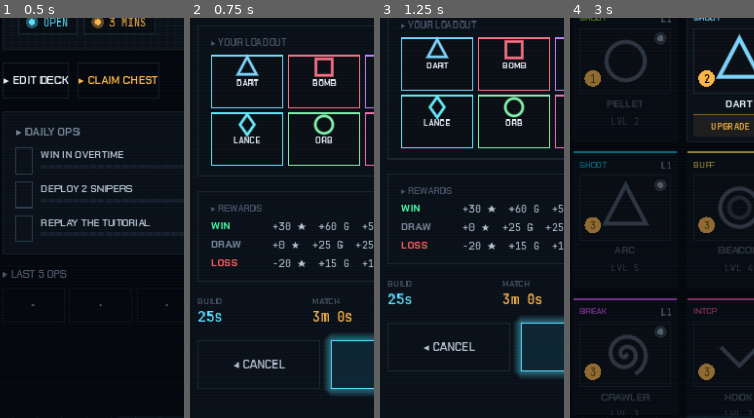
Above: before the commit, frames 1-4 (left to right).
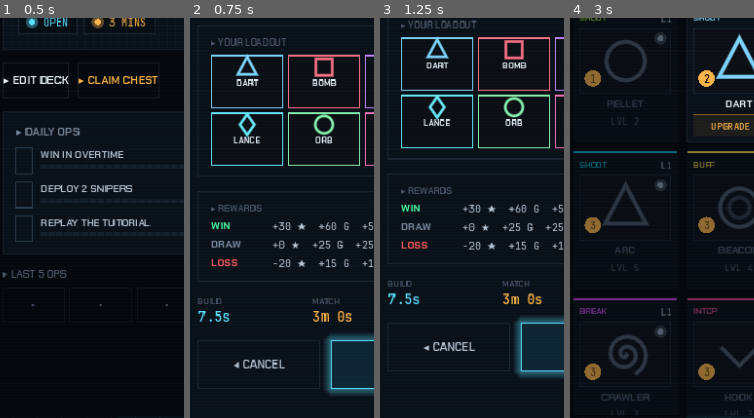
Above: after the commit, the same moments.

Repository: Catalyst86/battle-vector
Game: Godot game, scene res://scenes/main.tscn
Same seed, same stepped clock (60 frames per second), same inputs: the game is played once before the commit and once after it.
Inputs:
- Up to frame 1 (0.5 s): no input
- Up to frame 2 (0.75 s): click "1V1 SOLO · 2m" at 0.5 s
- Up to frame 3 (1.25 s): no input
- Up to frame 4 (3 s): click "1V1 SOLO · 2m" at 1.25 s; click "HOME" at 2 s; click "COLLECTION" at 2.75 s
The pictures show only the part of the screen within x 3-53%, y 40-90%; the shares and areas given below are measured in that part.

Frame 1 is identical in both runs. In frame 2, 0.3% of the frame differs, in the area x 4-22%, y 73-76%; in frame 3, 0.3%, in the area x 4-22%, y 68-72%; in frame 4, nothing differs.

Commit message:
tune: BUILD-phase timer 25s → 7.5s
Players were sitting in setup far longer than needed — 7.5s is enough
to drop walls + get thumbs on the hand without dragging the pacing.

- game_config.gd: build_seconds is now a float (0.5s step, 1.0–120.0
  range) so we can tune sub-second timings.
- game_config.tres + game_config_2v2.tres: 25 → 7.5.
- match_confirm.gd's BUILD time chip formats with %.1f then trims a
  trailing ".0", so 7.5 → "7.5s" and 10 → "10s".

Co-Authored-By: Claude Opus 4.7 (1M context) <noreply@anthropic.com>

Diff:
--- a/vector/data/config/game_config.tres
+++ b/vector/data/config/game_config.tres
@@ -18,7 +18,7 @@
 max_walls_per_player = 3
 match_seconds = 180
 overtime_seconds = 60
-build_seconds = 25
+build_seconds = 7.5
 mana_max = 10
 mana_start = 6
 mana_regen_per_sec = 1.0
--- a/vector/data/config/game_config_2v2.tres
+++ b/vector/data/config/game_config_2v2.tres
@@ -18,7 +18,7 @@
 max_walls_per_player = 6
 match_seconds = 180
 overtime_seconds = 60
-build_seconds = 25
+build_seconds = 7.5
 mana_max = 10
 mana_start = 6
 mana_regen_per_sec = 1.0
--- a/vector/resources/game_config.gd
+++ b/vector/resources/game_config.gd
@@ -27,9 +27,9 @@
 @export_group("Match timing")
 @export var match_seconds: int = 180
 @export var overtime_seconds: int = 60
-## Seconds to place walls before the match auto-starts. Players can still
-## tap START MATCH to skip early.
-@export_range(5, 120, 1) var build_seconds: int = 25
+## Seconds to place walls before the match auto-starts. Float so we can
+## tune sub-second timings (e.g. 7.5). Display code ceilings to int.
+@export_range(1.0, 120.0, 0.5) var build_seconds: float = 7.5
 
 @export_group("Mana")
 @export var mana_max: int = 10
--- a/vector/scripts/menus/match_confirm.gd
+++ b/vector/scripts/menus/match_confirm.gd
@@ -205,7 +205,11 @@
 	var row := HBoxContainer.new()
 	row.add_theme_constant_override("separation", 14)
 	var cfg := GameConfig.data
-	row.add_child(_time_stat("BUILD", "%ds" % cfg.build_seconds, Palette.UI_CYAN))
+	# BUILD is a float since we tune sub-second timings — format with one
+	# decimal, then trim a trailing ".0" so "7.5s" stays neat but "10s"
+	# doesn't become "10.0s".
+	var build_str: String = ("%.1f" % cfg.build_seconds).trim_suffix(".0") + "s"
+	row.add_child(_time_stat("BUILD", build_str, Palette.UI_CYAN))
 	row.add_child(_time_stat("MATCH", "%dm %ds" % [cfg.match_seconds / 60, cfg.match_seconds % 60], Palette.UI_AMBER))
 	row.add_child(_time_stat("OT", "+%ds" % cfg.overtime_seconds, Palette.UI_RED))
 	return row
